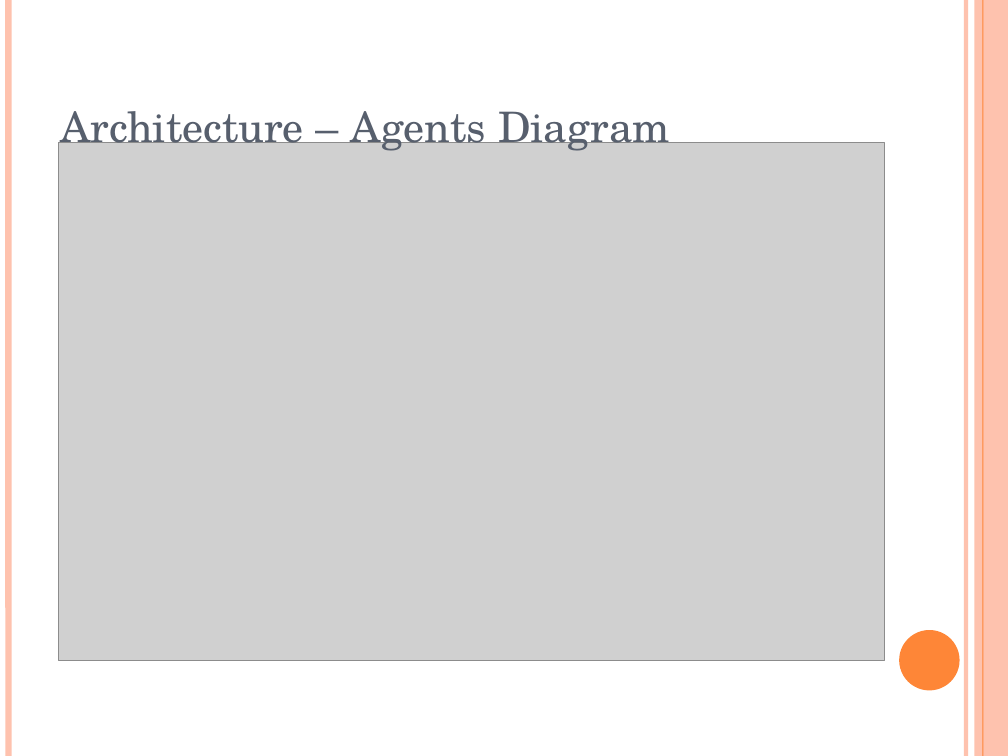
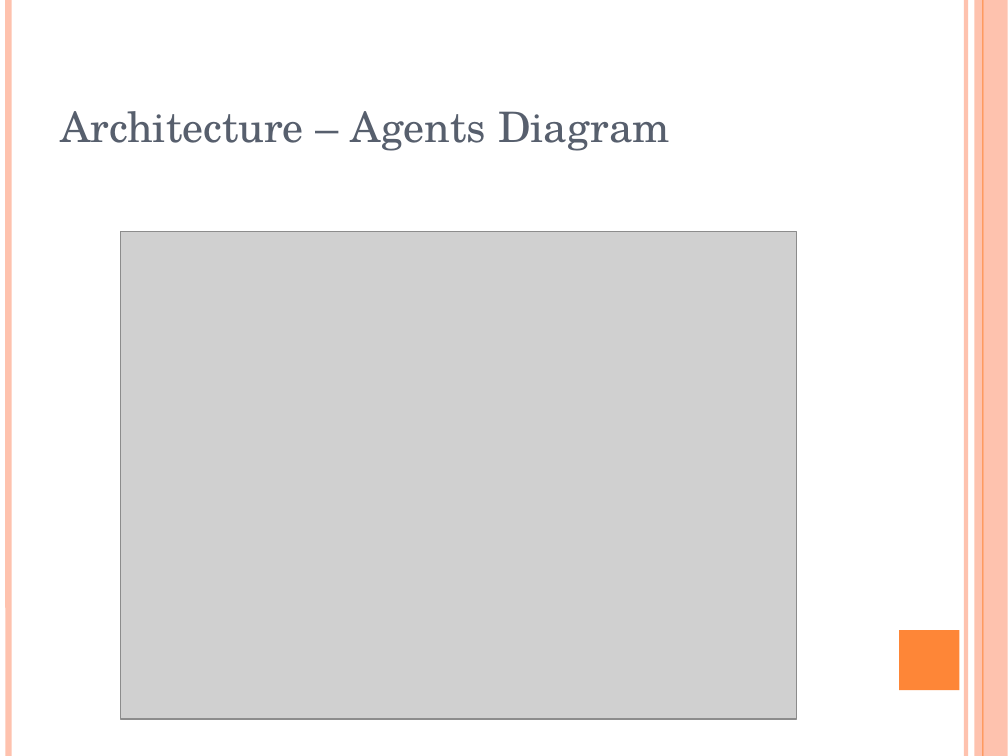
Before and after one commit to oscar-lima/sdp_ws2013_pcl, a slide deck: slide 6 of doc/apcl_presentation.pptx. Drawn at 1008x756 pixels with LibreOffice and Linux fonts; fonts in the diff are those of the drawing; grey boxes stand for pictures. Boxes give left, top, right and bottom in pixels: in the first picture for what was removed or moved away, otherwise in the second. Text is boxed around its words. In the diff, an @@ line names an element or a change of style, - is before the commit and + after.

Commit message:
updated agent diagram and presentaion

```diff
--- a/doc/apcl_presentation.pptx
+++ b/doc/apcl_presentation.pptx
@@ text "Architecture – Agents Diagram" at <box>60,111,670,151</box>: list level 2 to 1 in "Architecture – Agents Diagram" @@
@@ picture: place and size @@
-picture at <box>58,143,884,661</box>
+picture at <box>121,232,796,719</box>
@@ rectangle at <box>899,630,960,690</box>: ellipse to rectangle @@
```
Also in this commit, not shown: 9 other slides changed, 2 other files.
